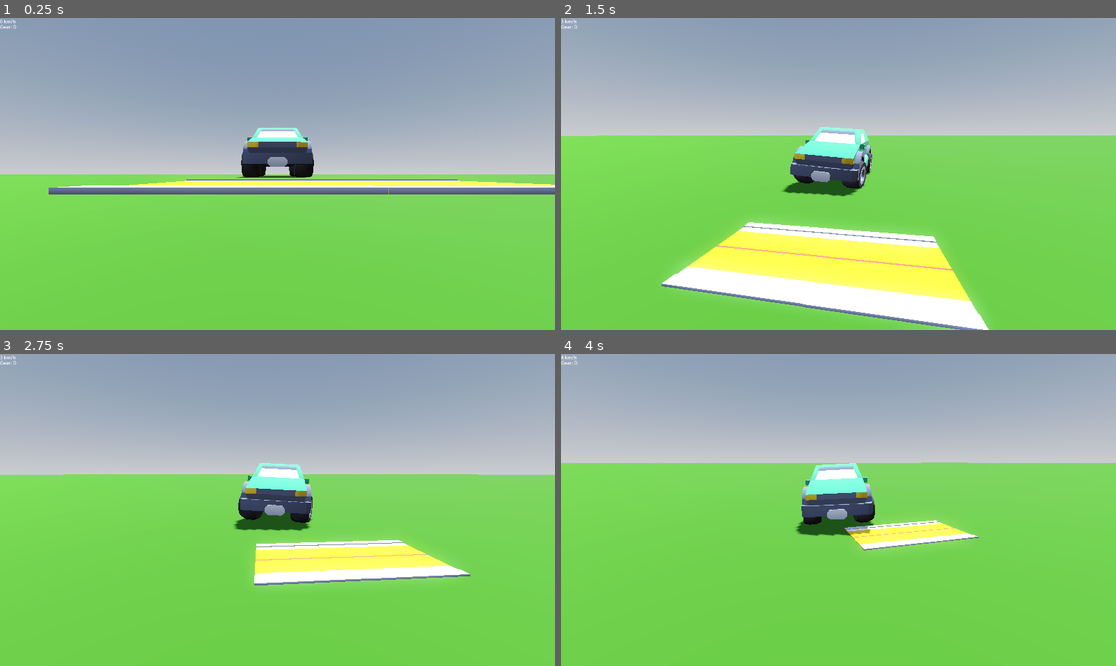
Above: before the commit, frames 1-4 (two rows, left to right).
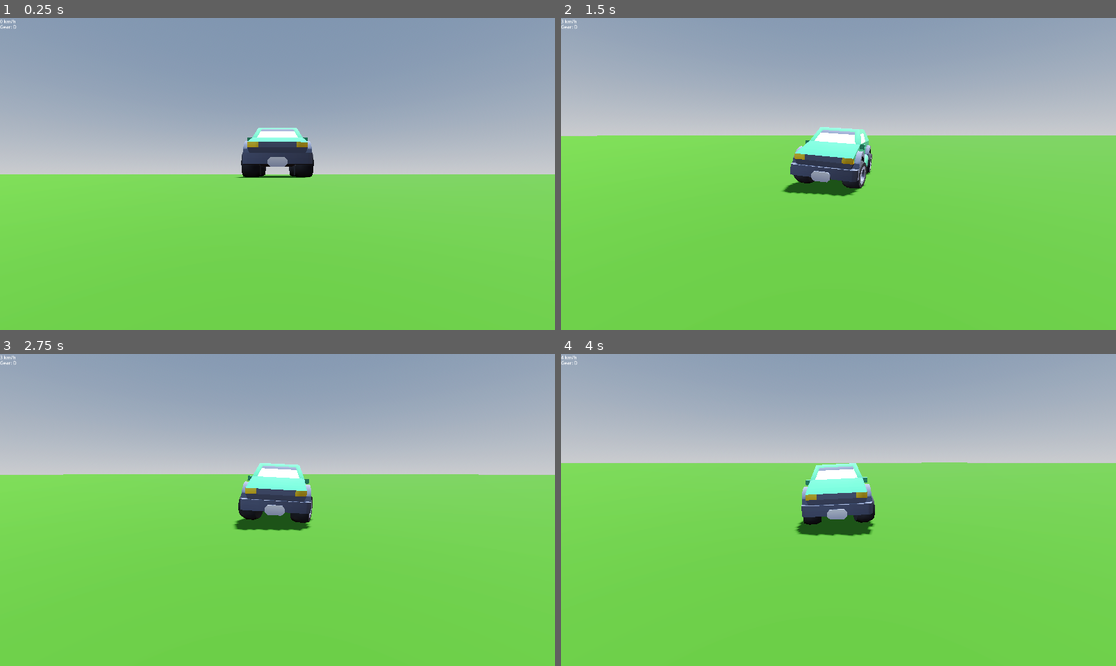
Above: after the commit, the same moments.

Repository: SaltyCookiez/DrivingSimEE
Game: Godot game, scene res://world.tscn
The game is run twice, just before and just after one commit, with the same random seed, the same clock (stepped at 60 frames per second) and the same inputs.
Inputs (mouse positions are in pixels of both pictures, inside the frame that each line leads up to):
- Up to frame 1 (0.25 s): no input
- Up to frame 2 (1.5 s): move the mouse to (866, 174) at 0.52 s; hold D (Right) 0.53-1.28 s; hold W (Gas) 0.53-1.28 s; move the mouse to (810, 174) at 1.27 s; hold S (Brake) from 1.28 s (still down); tap W (Gas) at 1.35 s
- Up to frame 3 (2.75 s): move the mouse to (288, 503) at 2.02 s; release S (Brake) at 2.03 s; hold D (Right) from 2.03 s (still down); hold W (Gas) from 2.03 s (still down)
- Up to frame 4 (4 s): move the mouse to (832, 516) at 2.77 s; release W (Gas) at 2.78 s; tap W (Gas) at 2.85 s; move the mouse to (877, 513) at 3.52 s; release D (Right) at 3.53 s; hold A (Left) from 3.53 s (still down); hold W (Gas) from 3.53 s (still down)

The runs differ from the first frame. In frame 1, 3.8% of the frame differs, in the area x 8-100%, y 51-57%; in frame 2, 12%, in the area x 18-78%, y 65-100%; in frame 3, 4.2%; in frame 4, 1.4%.

Commit message:
Applied Surface override for the road kit

Diff:
--- a/driving-sim-ee/Scenes/Props/construction_cone.tscn
+++ b/driving-sim-ee/Scenes/Props/construction_cone.tscn
@@ -1,5 +1,12 @@
-[gd_scene load_steps=2 format=3 uid="uid://bncmuocu4cktn"]
+[gd_scene load_steps=4 format=3 uid="uid://bncmuocu4cktn"]
 
 [ext_resource type="PackedScene" uid="uid://bsco34txvle32" path="res://Assets/construction-cone.fbx" id="1_acbv1"]
+[ext_resource type="Texture2D" uid="uid://cr5qlbu4vvn40" path="res://Assets/variation-a.png" id="2_nkhbd"]
+
+[sub_resource type="StandardMaterial3D" id="StandardMaterial3D_o53wr"]
+albedo_texture = ExtResource("2_nkhbd")
 
 [node name="construction-cone" instance=ExtResource("1_acbv1")]
+
+[node name="construction-cone" parent="." index="0"]
+surface_material_override/0 = SubResource("StandardMaterial3D_o53wr")
--- a/driving-sim-ee/Scenes/Props/light_curved.tscn
+++ b/driving-sim-ee/Scenes/Props/light_curved.tscn
@@ -1,5 +1,12 @@
-[gd_scene load_steps=2 format=3 uid="uid://cfgou1t0swlob"]
+[gd_scene load_steps=4 format=3 uid="uid://cfgou1t0swlob"]
 
 [ext_resource type="PackedScene" uid="uid://dj5y7jo46m4qc" path="res://Assets/light-curved.fbx" id="1_gkcve"]
+[ext_resource type="Texture2D" uid="uid://cr5qlbu4vvn40" path="res://Assets/variation-a.png" id="2_40aar"]
+
+[sub_resource type="StandardMaterial3D" id="StandardMaterial3D_tte5r"]
+albedo_texture = ExtResource("2_40aar")
 
 [node name="light-curved" instance=ExtResource("1_gkcve")]
+
+[node name="light-curved" parent="." index="0"]
+surface_material_override/0 = SubResource("StandardMaterial3D_tte5r")
--- a/driving-sim-ee/Scenes/Props/light_curved_double.tscn
+++ b/driving-sim-ee/Scenes/Props/light_curved_double.tscn
@@ -1,5 +1,12 @@
-[gd_scene load_steps=2 format=3 uid="uid://b8o2x0olkprck"]
+[gd_scene load_steps=4 format=3 uid="uid://b8o2x0olkprck"]
 
 [ext_resource type="PackedScene" uid="uid://dvvyowc1uqkuy" path="res://Assets/light-curved-double.fbx" id="1_k0oet"]
+[ext_resource type="Texture2D" uid="uid://cr5qlbu4vvn40" path="res://Assets/variation-a.png" id="2_82a51"]
+
+[sub_resource type="StandardMaterial3D" id="StandardMaterial3D_e3joj"]
+albedo_texture = ExtResource("2_82a51")
 
 [node name="light-curved-double" instance=ExtResource("1_k0oet")]
+
+[node name="light-curved-double" parent="." index="0"]
+surface_material_override/0 = SubResource("StandardMaterial3D_e3joj")
--- a/driving-sim-ee/Scenes/Props/light_square.tscn
+++ b/driving-sim-ee/Scenes/Props/light_square.tscn
@@ -1,5 +1,12 @@
-[gd_scene load_steps=2 format=3 uid="uid://du34mnbbhcemg"]
+[gd_scene load_steps=4 format=3 uid="uid://du34mnbbhcemg"]
 
 [ext_resource type="PackedScene" uid="uid://de4570hyws0wt" path="res://Assets/light-square.fbx" id="1_fpx78"]
+[ext_resource type="Texture2D" uid="uid://cr5qlbu4vvn40" path="res://Assets/variation-a.png" id="2_onn4c"]
+
+[sub_resource type="StandardMaterial3D" id="StandardMaterial3D_ldqwg"]
+albedo_texture = ExtResource("2_onn4c")
 
 [node name="light-square" instance=ExtResource("1_fpx78")]
+
+[node name="light-square" parent="." index="0"]
+surface_material_override/0 = SubResource("StandardMaterial3D_ldqwg")
--- a/driving-sim-ee/Scenes/Roads/road_bend_barrier.tscn
+++ b/driving-sim-ee/Scenes/Roads/road_bend_barrier.tscn
@@ -1,5 +1,12 @@
-[gd_scene load_steps=2 format=3 uid="uid://ck1b4sj481n5q"]
+[gd_scene load_steps=4 format=3 uid="uid://ck1b4sj481n5q"]
 
 [ext_resource type="PackedScene" uid="uid://t0vfieacgqge" path="res://Assets/road-bend-barrier.fbx" id="1_vw5pu"]
+[ext_resource type="Texture2D" uid="uid://cr5qlbu4vvn40" path="res://Assets/variation-a.png" id="2_36e3f"]
+
+[sub_resource type="StandardMaterial3D" id="StandardMaterial3D_xav77"]
+albedo_texture = ExtResource("2_36e3f")
 
 [node name="road-bend-barrier" instance=ExtResource("1_vw5pu")]
+
+[node name="road-bend-barrier" parent="." index="0"]
+surface_material_override/0 = SubResource("StandardMaterial3D_xav77")
--- a/driving-sim-ee/Scenes/Roads/road_bend_sidewalk.tscn
+++ b/driving-sim-ee/Scenes/Roads/road_bend_sidewalk.tscn
@@ -1,12 +1,12 @@
 [gd_scene load_steps=4 format=3 uid="uid://ggdqii2vaa3w"]
 
 [ext_resource type="PackedScene" uid="uid://btoa74x4x1my5" path="res://Assets/road-bend-sidewalk.fbx" id="1_4nl2o"]
-[ext_resource type="Texture2D" uid="uid://bqt60ss3sosok" path="res://Assets/colormap.png" id="2_ofcoj"]
+[ext_resource type="Texture2D" uid="uid://cr5qlbu4vvn40" path="res://Assets/variation-a.png" id="2_4nl2o"]
 
-[sub_resource type="StandardMaterial3D" id="StandardMaterial3D_gy53t"]
-albedo_texture = ExtResource("2_ofcoj")
+[sub_resource type="StandardMaterial3D" id="StandardMaterial3D_ofcoj"]
+albedo_texture = ExtResource("2_4nl2o")
 
 [node name="road-bend-sidewalk" instance=ExtResource("1_4nl2o")]
 
 [node name="road-bend-sidewalk" parent="." index="0"]
-surface_material_override/0 = SubResource("StandardMaterial3D_gy53t")
+surface_material_override/0 = SubResource("StandardMaterial3D_ofcoj")
--- a/driving-sim-ee/Scenes/Roads/road_crossroad_barrier.tscn
+++ b/driving-sim-ee/Scenes/Roads/road_crossroad_barrier.tscn
@@ -1,5 +1,12 @@
-[gd_scene load_steps=2 format=3 uid="uid://b0rovnid72la5"]
+[gd_scene load_steps=4 format=3 uid="uid://b0rovnid72la5"]
 
 [ext_resource type="PackedScene" uid="uid://b7nydhkwoajp5" path="res://Assets/road-crossroad-barrier.fbx" id="1_rk2t3"]
+[ext_resource type="Texture2D" uid="uid://cr5qlbu4vvn40" path="res://Assets/variation-a.png" id="2_f5rwk"]
+
+[sub_resource type="StandardMaterial3D" id="StandardMaterial3D_22nix"]
+albedo_texture = ExtResource("2_f5rwk")
 
 [node name="road-crossroad-barrier" instance=ExtResource("1_rk2t3")]
+
+[node name="road-crossroad-barrier" parent="." index="0"]
+surface_material_override/0 = SubResource("StandardMaterial3D_22nix")
--- a/driving-sim-ee/Scenes/Roads/road_crossroad_line.tscn
+++ b/driving-sim-ee/Scenes/Roads/road_crossroad_line.tscn
@@ -1,5 +1,12 @@
-[gd_scene load_steps=2 format=3 uid="uid://b4jo5oc8mjn2t"]
+[gd_scene load_steps=4 format=3 uid="uid://b4jo5oc8mjn2t"]
 
 [ext_resource type="PackedScene" uid="uid://dihbcclwbfwws" path="res://Assets/road-crossroad-line.fbx" id="1_0rp32"]
+[ext_resource type="Texture2D" uid="uid://cr5qlbu4vvn40" path="res://Assets/variation-a.png" id="2_13v7s"]
+
+[sub_resource type="StandardMaterial3D" id="StandardMaterial3D_hn8xl"]
+albedo_texture = ExtResource("2_13v7s")
 
 [node name="road-crossroad-line" instance=ExtResource("1_0rp32")]
+
+[node name="road-crossroad-line" parent="." index="0"]
+surface_material_override/0 = SubResource("StandardMaterial3D_hn8xl")
--- a/driving-sim-ee/Scenes/Roads/road_crossroad_path.tscn
+++ b/driving-sim-ee/Scenes/Roads/road_crossroad_path.tscn
@@ -1,5 +1,12 @@
-[gd_scene load_steps=2 format=3 uid="uid://bju2jvk3ytl0b"]
+[gd_scene load_steps=4 format=3 uid="uid://bju2jvk3ytl0b"]
 
 [ext_resource type="PackedScene" uid="uid://cbsh1yxe21dav" path="res://Assets/road-crossroad-path.fbx" id="1_0qhba"]
+[ext_resource type="Texture2D" uid="uid://cr5qlbu4vvn40" path="res://Assets/variation-a.png" id="2_kc5ax"]
+
+[sub_resource type="StandardMaterial3D" id="StandardMaterial3D_i4qsd"]
+albedo_texture = ExtResource("2_kc5ax")
 
 [node name="road-crossroad-path" instance=ExtResource("1_0qhba")]
+
+[node name="road-crossroad-path" parent="." index="0"]
+surface_material_override/0 = SubResource("StandardMaterial3D_i4qsd")
--- a/driving-sim-ee/Scenes/Roads/road_curve.tscn
+++ b/driving-sim-ee/Scenes/Roads/road_curve.tscn
@@ -1,5 +1,12 @@
-[gd_scene load_steps=2 format=3 uid="uid://btji2w21481pb"]
+[gd_scene load_steps=4 format=3 uid="uid://btji2w21481pb"]
 
 [ext_resource type="PackedScene" uid="uid://dvs0b7vyokp3c" path="res://Assets/road-curve.fbx" id="1_ujqfd"]
+[ext_resource type="Texture2D" uid="uid://cr5qlbu4vvn40" path="res://Assets/variation-a.png" id="2_pui27"]
+
+[sub_resource type="StandardMaterial3D" id="StandardMaterial3D_4evqi"]
+albedo_texture = ExtResource("2_pui27")
 
 [node name="road-curve" instance=ExtResource("1_ujqfd")]
+
+[node name="road-curve" parent="." index="0"]
+surface_material_override/0 = SubResource("StandardMaterial3D_4evqi")
--- a/driving-sim-ee/Scenes/Roads/road_curve_barrier.tscn
+++ b/driving-sim-ee/Scenes/Roads/road_curve_barrier.tscn
@@ -1,5 +1,12 @@
-[gd_scene load_steps=2 format=3 uid="uid://cxj6la5v8vdrd"]
+[gd_scene load_steps=4 format=3 uid="uid://cxj6la5v8vdrd"]
 
 [ext_resource type="PackedScene" uid="uid://dxvlclowigmvr" path="res://Assets/road-curve-barrier.fbx" id="1_1rh83"]
+[ext_resource type="Texture2D" uid="uid://cr5qlbu4vvn40" path="res://Assets/variation-a.png" id="2_6dkg5"]
+
+[sub_resource type="StandardMaterial3D" id="StandardMaterial3D_ffdiy"]
+albedo_texture = ExtResource("2_6dkg5")
 
 [node name="road-curve-barrier" instance=ExtResource("1_1rh83")]
+
+[node name="road-curve-barrier" parent="." index="0"]
+surface_material_override/0 = SubResource("StandardMaterial3D_ffdiy")
--- a/driving-sim-ee/Scenes/Roads/road_curve_intersection.tscn
+++ b/driving-sim-ee/Scenes/Roads/road_curve_intersection.tscn
@@ -1,5 +1,12 @@
-[gd_scene load_steps=2 format=3 uid="uid://cqri10pxlbjt2"]
+[gd_scene load_steps=4 format=3 uid="uid://cqri10pxlbjt2"]
 
 [ext_resource type="PackedScene" uid="uid://dgyjla1wpx5jq" path="res://Assets/road-curve-intersection.fbx" id="1_38rx8"]
+[ext_resource type="Texture2D" uid="uid://cr5qlbu4vvn40" path="res://Assets/variation-a.png" id="2_a2f8c"]
+
+[sub_resource type="StandardMaterial3D" id="StandardMaterial3D_5yw5s"]
+albedo_texture = ExtResource("2_a2f8c")
 
 [node name="road-curve-intersection" instance=ExtResource("1_38rx8")]
+
+[node name="road-curve-intersection" parent="." index="0"]
+surface_material_override/0 = SubResource("StandardMaterial3D_5yw5s")
--- a/driving-sim-ee/Scenes/Roads/road_curve_intersection_barrier.tscn
+++ b/driving-sim-ee/Scenes/Roads/road_curve_intersection_barrier.tscn
@@ -1,5 +1,12 @@
-[gd_scene load_steps=2 format=3 uid="uid://cmc5u3dsdgj2o"]
+[gd_scene load_steps=4 format=3 uid="uid://cmc5u3dsdgj2o"]
 
 [ext_resource type="PackedScene" uid="uid://cticp8nep42nv" path="res://Assets/road-curve-intersection-barrier.fbx" id="1_tfik6"]
+[ext_resource type="Texture2D" uid="uid://cr5qlbu4vvn40" path="res://Assets/variation-a.png" id="2_cyd0d"]
+
+[sub_resource type="StandardMaterial3D" id="StandardMaterial3D_78ayu"]
+albedo_texture = ExtResource("2_cyd0d")
 
 [node name="road-curve-intersection-barrier" instance=ExtResource("1_tfik6")]
+
+[node name="road-curve-intersection-barrier" parent="." index="0"]
+surface_material_override/0 = SubResource("StandardMaterial3D_78ayu")
--- a/driving-sim-ee/Scenes/Roads/road_end.tscn
+++ b/driving-sim-ee/Scenes/Roads/road_end.tscn
@@ -1,5 +1,12 @@
-[gd_scene load_steps=2 format=3 uid="uid://bp4ur4asgt1mh"]
+[gd_scene load_steps=4 format=3 uid="uid://bp4ur4asgt1mh"]
 
 [ext_resource type="PackedScene" uid="uid://cm7plbasbmy6g" path="res://Assets/road-end.fbx" id="1_biwlo"]
+[ext_resource type="Texture2D" uid="uid://cr5qlbu4vvn40" path="res://Assets/variation-a.png" id="2_1boqe"]
+
+[sub_resource type="StandardMaterial3D" id="StandardMaterial3D_oli1t"]
+albedo_texture = ExtResource("2_1boqe")
 
 [node name="road-end" instance=ExtResource("1_biwlo")]
+
+[node name="road-end" parent="." index="0"]
+surface_material_override/0 = SubResource("StandardMaterial3D_oli1t")
--- a/driving-sim-ee/Scenes/Roads/road_end_barrier.tscn
+++ b/driving-sim-ee/Scenes/Roads/road_end_barrier.tscn
@@ -1,5 +1,12 @@
-[gd_scene load_steps=2 format=3 uid="uid://n0k6knu8l0n3"]
+[gd_scene load_steps=4 format=3 uid="uid://n0k6knu8l0n3"]
 
 [ext_resource type="PackedScene" uid="uid://x1xx2ohsd7yu" path="res://Assets/road-end-barrier.fbx" id="1_1tjg7"]
+[ext_resource type="Texture2D" uid="uid://cr5qlbu4vvn40" path="res://Assets/variation-a.png" id="2_bqiaw"]
+
+[sub_resource type="StandardMaterial3D" id="StandardMaterial3D_1ag1i"]
+albedo_texture = ExtResource("2_bqiaw")
 
 [node name="road-end-barrier" instance=ExtResource("1_1tjg7")]
+
+[node name="road-end-barrier" parent="." index="0"]
+surface_material_override/0 = SubResource("StandardMaterial3D_1ag1i")
--- a/driving-sim-ee/Scenes/Roads/road_end_round.tscn
+++ b/driving-sim-ee/Scenes/Roads/road_end_round.tscn
@@ -1,5 +1,12 @@
-[gd_scene load_steps=2 format=3 uid="uid://cyeb8ds3muulj"]
+[gd_scene load_steps=4 format=3 uid="uid://cyeb8ds3muulj"]
 
 [ext_resource type="PackedScene" uid="uid://dnrboonf8xb1k" path="res://Assets/road-end-round.fbx" id="1_r1mr3"]
+[ext_resource type="Texture2D" uid="uid://cr5qlbu4vvn40" path="res://Assets/variation-a.png" id="2_x1ty2"]
+
+[sub_resource type="StandardMaterial3D" id="StandardMaterial3D_0g8oa"]
+albedo_texture = ExtResource("2_x1ty2")
 
 [node name="road-end-round" instance=ExtResource("1_r1mr3")]
+
+[node name="road-end-round" parent="." index="0"]
+surface_material_override/0 = SubResource("StandardMaterial3D_0g8oa")
--- a/driving-sim-ee/Scenes/Roads/road_end_round_barrier.tscn
+++ b/driving-sim-ee/Scenes/Roads/road_end_round_barrier.tscn
@@ -1,5 +1,12 @@
-[gd_scene load_steps=2 format=3 uid="uid://bfgox0uq3vf30"]
+[gd_scene load_steps=4 format=3 uid="uid://bfgox0uq3vf30"]
 
 [ext_resource type="PackedScene" uid="uid://2b661i7wb7wa" path="res://Assets/road-end-round-barrier.fbx" id="1_xfw6t"]
+[ext_resource type="Texture2D" uid="uid://cr5qlbu4vvn40" path="res://Assets/variation-a.png" id="2_o40dm"]
+
+[sub_resource type="StandardMaterial3D" id="StandardMaterial3D_evw2x"]
+albedo_texture = ExtResource("2_o40dm")
 
 [node name="road-end-round-barrier" instance=ExtResource("1_xfw6t")]
+
+[node name="road-end-round-barrier" parent="." index="0"]
+surface_material_override/0 = SubResource("StandardMaterial3D_evw2x")
--- a/driving-sim-ee/Scenes/Roads/road_intersection.tscn
+++ b/driving-sim-ee/Scenes/Roads/road_intersection.tscn
@@ -1,5 +1,12 @@
-[gd_scene load_steps=2 format=3 uid="uid://ljgrtp2iu864"]
+[gd_scene load_steps=4 format=3 uid="uid://ljgrtp2iu864"]
 
 [ext_resource type="PackedScene" uid="uid://bapxtfnd7pyk4" path="res://Assets/road-intersection.fbx" id="1_la6d1"]
+[ext_resource type="Texture2D" uid="uid://cr5qlbu4vvn40" path="res://Assets/variation-a.png" id="2_qklrl"]
+
+[sub_resource type="StandardMaterial3D" id="StandardMaterial3D_nl1w8"]
+albedo_texture = ExtResource("2_qklrl")
 
 [node name="road-intersection" instance=ExtResource("1_la6d1")]
+
+[node name="road-intersection" parent="." index="0"]
+surface_material_override/0 = SubResource("StandardMaterial3D_nl1w8")
--- a/driving-sim-ee/Scenes/Roads/road_intersection_barrier.tscn
+++ b/driving-sim-ee/Scenes/Roads/road_intersection_barrier.tscn
@@ -1,5 +1,12 @@
-[gd_scene load_steps=2 format=3 uid="uid://cu7ga72t4qo1n"]
+[gd_scene load_steps=4 format=3 uid="uid://cu7ga72t4qo1n"]
 
 [ext_resource type="PackedScene" uid="uid://x2uitp5sn14q" path="res://Assets/road-intersection-barrier.fbx" id="1_48m0i"]
+[ext_resource type="Texture2D" uid="uid://cr5qlbu4vvn40" path="res://Assets/variation-a.png" id="2_1gy3o"]
+
+[sub_resource type="StandardMaterial3D" id="StandardMaterial3D_6u2qf"]
+albedo_texture = ExtResource("2_1gy3o")
 
 [node name="road-intersection-barrier" instance=ExtResource("1_48m0i")]
+
+[node name="road-intersection-barrier" parent="." index="0"]
+surface_material_override/0 = SubResource("StandardMaterial3D_6u2qf")
--- a/driving-sim-ee/Scenes/Roads/road_intersection_line.tscn
+++ b/driving-sim-ee/Scenes/Roads/road_intersection_line.tscn
@@ -1,5 +1,12 @@
-[gd_scene load_steps=2 format=3 uid="uid://bkyh74rw7ewl"]
+[gd_scene load_steps=4 format=3 uid="uid://bkyh74rw7ewl"]
 
 [ext_resource type="PackedScene" uid="uid://crhyogl030y8w" path="res://Assets/road-intersection-line.fbx" id="1_wlwqm"]
+[ext_resource type="Texture2D" uid="uid://cr5qlbu4vvn40" path="res://Assets/variation-a.png" id="2_mhau2"]
+
+[sub_resource type="StandardMaterial3D" id="StandardMaterial3D_1bie4"]
+albedo_texture = ExtResource("2_mhau2")
 
 [node name="road-intersection-line" instance=ExtResource("1_wlwqm")]
+
+[node name="road-intersection-line" parent="." index="0"]
+surface_material_override/0 = SubResource("StandardMaterial3D_1bie4")
--- a/driving-sim-ee/Scenes/Roads/road_intersection_path.tscn
+++ b/driving-sim-ee/Scenes/Roads/road_intersection_path.tscn
@@ -1,5 +1,12 @@
-[gd_scene load_steps=2 format=3 uid="uid://dfdn727t1lgdv"]
+[gd_scene load_steps=4 format=3 uid="uid://dfdn727t1lgdv"]
 
 [ext_resource type="PackedScene" uid="uid://cefxyanjcdrm3" path="res://Assets/road-intersection-path.fbx" id="1_4l2ws"]
+[ext_resource type="Texture2D" uid="uid://cr5qlbu4vvn40" path="res://Assets/variation-a.png" id="2_o85of"]
+
+[sub_resource type="StandardMaterial3D" id="StandardMaterial3D_483qg"]
+albedo_texture = ExtResource("2_o85of")
 
 [node name="road-intersection-path" instance=ExtResource("1_4l2ws")]
+
+[node name="road-intersection-path" parent="." index="0"]
+surface_material_override/0 = SubResource("StandardMaterial3D_483qg")
--- a/driving-sim-ee/Scenes/Roads/road_roundabout.tscn
+++ b/driving-sim-ee/Scenes/Roads/road_roundabout.tscn
@@ -1,5 +1,12 @@
-[gd_scene load_steps=2 format=3 uid="uid://dfc3thh3sbv0i"]
+[gd_scene load_steps=4 format=3 uid="uid://dfc3thh3sbv0i"]
 
 [ext_resource type="PackedScene" uid="uid://c573tb8o3ax25" path="res://Assets/road-roundabout.fbx" id="1_75dah"]
+[ext_resource type="Texture2D" uid="uid://cr5qlbu4vvn40" path="res://Assets/variation-a.png" id="2_6fi32"]
+
+[sub_resource type="StandardMaterial3D" id="StandardMaterial3D_6rytc"]
+albedo_texture = ExtResource("2_6fi32")
 
 [node name="road-roundabout" instance=ExtResource("1_75dah")]
+
+[node name="road-roundabout" parent="." index="0"]
+surface_material_override/0 = SubResource("StandardMaterial3D_6rytc")
--- a/driving-sim-ee/Scenes/Roads/road_roundabout_barrier.tscn
+++ b/driving-sim-ee/Scenes/Roads/road_roundabout_barrier.tscn
@@ -1,5 +1,12 @@
-[gd_scene load_steps=2 format=3 uid="uid://dsltebha24nb3"]
+[gd_scene load_steps=4 format=3 uid="uid://dsltebha24nb3"]
 
 [ext_resource type="PackedScene" uid="uid://d2qt16d4b3q52" path="res://Assets/road-roundabout-barrier.fbx" id="1_7dyeb"]
+[ext_resource type="Texture2D" uid="uid://cr5qlbu4vvn40" path="res://Assets/variation-a.png" id="2_dbo4k"]
+
+[sub_resource type="StandardMaterial3D" id="StandardMaterial3D_unx3g"]
+albedo_texture = ExtResource("2_dbo4k")
 
 [node name="road-roundabout-barrier" instance=ExtResource("1_7dyeb")]
+
+[node name="road-roundabout-barrier" parent="." index="0"]
+surface_material_override/0 = SubResource("StandardMaterial3D_unx3g")
--- a/driving-sim-ee/Scenes/Roads/road_straight.tscn
+++ b/driving-sim-ee/Scenes/Roads/road_straight.tscn
@@ -1,7 +1,7 @@
 [gd_scene load_steps=4 format=3 uid="uid://crf1ck44yata7"]
 
 [ext_resource type="PackedScene" uid="uid://b8k1y68uv5qkl" path="res://Assets/road-straight.fbx" id="1_48uqm"]
-[ext_resource type="Texture2D" uid="uid://bqt60ss3sosok" path="res://Assets/colormap.png" id="2_h1cro"]
+[ext_resource type="Texture2D" uid="uid://cr5qlbu4vvn40" path="res://Assets/variation-a.png" id="2_h1cro"]
 
 [sub_resource type="StandardMaterial3D" id="StandardMaterial3D_hypnv"]
 albedo_texture = ExtResource("2_h1cro")
--- a/driving-sim-ee/Scenes/Roads/road_straight_barrier.tscn
+++ b/driving-sim-ee/Scenes/Roads/road_straight_barrier.tscn
@@ -1,5 +1,12 @@
-[gd_scene load_steps=2 format=3 uid="uid://bqq8jtsp2x4rd"]
+[gd_scene load_steps=4 format=3 uid="uid://bqq8jtsp2x4rd"]
 
 [ext_resource type="PackedScene" uid="uid://bdqcot1hqu7l3" path="res://Assets/road-straight-barrier.fbx" id="1_xhcio"]
+[ext_resource type="Texture2D" uid="uid://cr5qlbu4vvn40" path="res://Assets/variation-a.png" id="2_e4j2h"]
+
+[sub_resource type="StandardMaterial3D" id="StandardMaterial3D_so85d"]
+albedo_texture = ExtResource("2_e4j2h")
 
 [node name="road-straight-barrier" instance=ExtResource("1_xhcio")]
+
+[node name="road-straight-barrier" parent="." index="0"]
+surface_material_override/0 = SubResource("StandardMaterial3D_so85d")
--- a/driving-sim-ee/world.tscn
+++ b/driving-sim-ee/world.tscn
@@ -1,8 +1,7 @@
-[gd_scene load_steps=10 format=3 uid="uid://b26f48rah4b5y"]
+[gd_scene load_steps=9 format=3 uid="uid://b26f48rah4b5y"]
 
 [ext_resource type="PackedScene" uid="uid://ljmjfekwkjue" path="res://vehicle_body_3d.tscn" id="1_f3sb7"]
 [ext_resource type="Script" uid="uid://dmlbmhlwygd3i" path="res://HUD.gd" id="2_fj7yv"]
-[ext_resource type="PackedScene" uid="uid://crf1ck44yata7" path="res://Scenes/Roads/road_straight.tscn" id="3_tlwt5"]
 
 [sub_resource type="ProceduralSkyMaterial" id="ProceduralSkyMaterial_gv5m4"]
 sky_horizon_color = Color(0.66224277, 0.6717428, 0.6867428, 1)
@@ -60,9 +59,3 @@
 offset_bottom = 42.0
 text = "\"D\""
 label_settings = SubResource("LabelSettings_tlwt5")
-
-[node name="road-straight" parent="." instance=ExtResource("3_tlwt5")]
-transform = Transform3D(1, 0, 0, 0, 1, 0, 0, 0, 1, -5.694822, 0.5, 17.851988)
-
-[node name="road-straight2" parent="." instance=ExtResource("3_tlwt5")]
-transform = Transform3D(1, 0, 0, 0, 1, 0, 0, 0, 1, -4.6948557, 0.50000024, 17.855104)
Binary file added: driving-sim-ee/Assets/variation-a.png
Not shown, added: driving-sim-ee/Assets/variation-a.png.import
